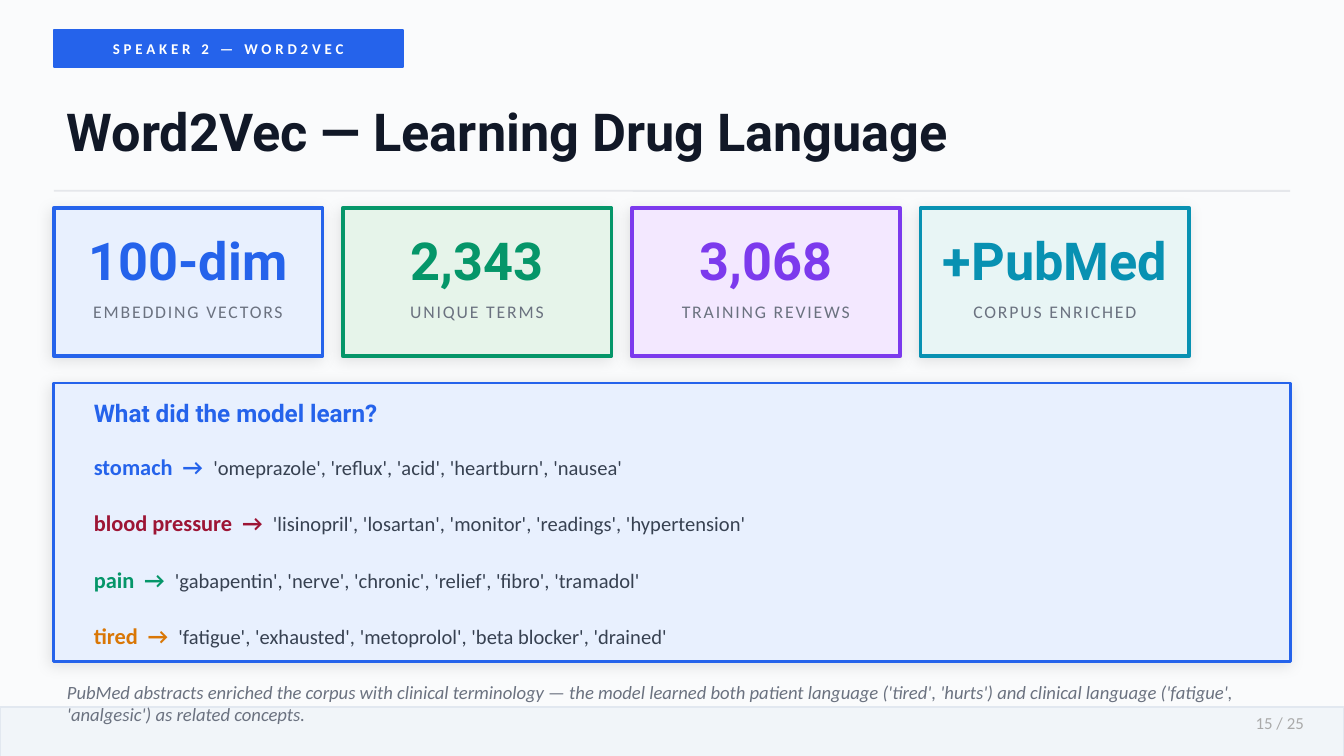
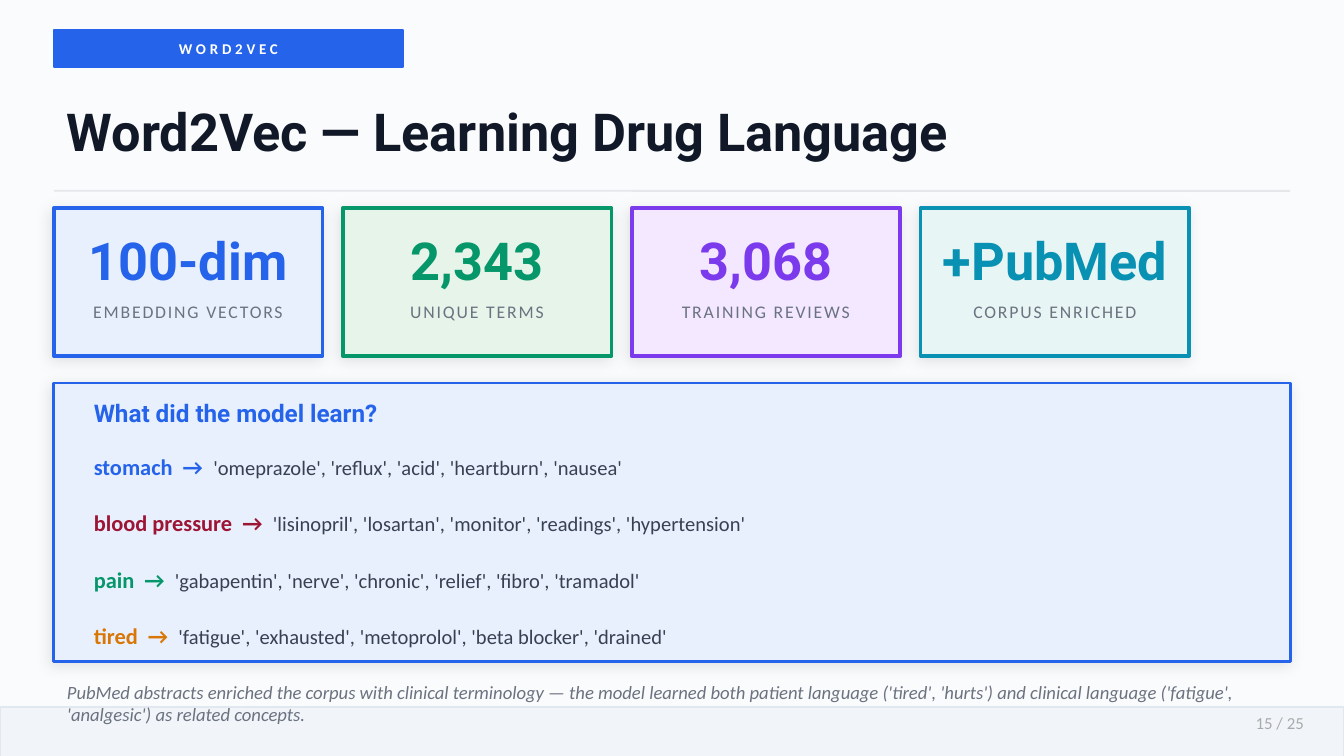
Before and after one commit to Bhawna1201/healthcare-intelligence, a slide deck: slide 15 of healthcare_presentation_notes.pptx. Drawn at 1344x756 pixels with LibreOffice and Linux fonts; fonts in the diff are those of the drawing. Boxes give left, top, right and bottom in pixels: in the first picture for what was removed or moved away, otherwise in the second. Text is boxed around its words. In the diff, an @@ line names an element or a change of style, - is before the commit and + after.

```diff
--- a/healthcare_presentation_notes.pptx
+++ b/healthcare_presentation_notes.pptx
@@ text at (x1=179, y1=44, x2=278, y2=54): text changed @@
-SPEAKER 2 — WORD2VEC
+WORD2VEC
```
Also in this commit, not shown: 18 other slides changed, 3 other files.
